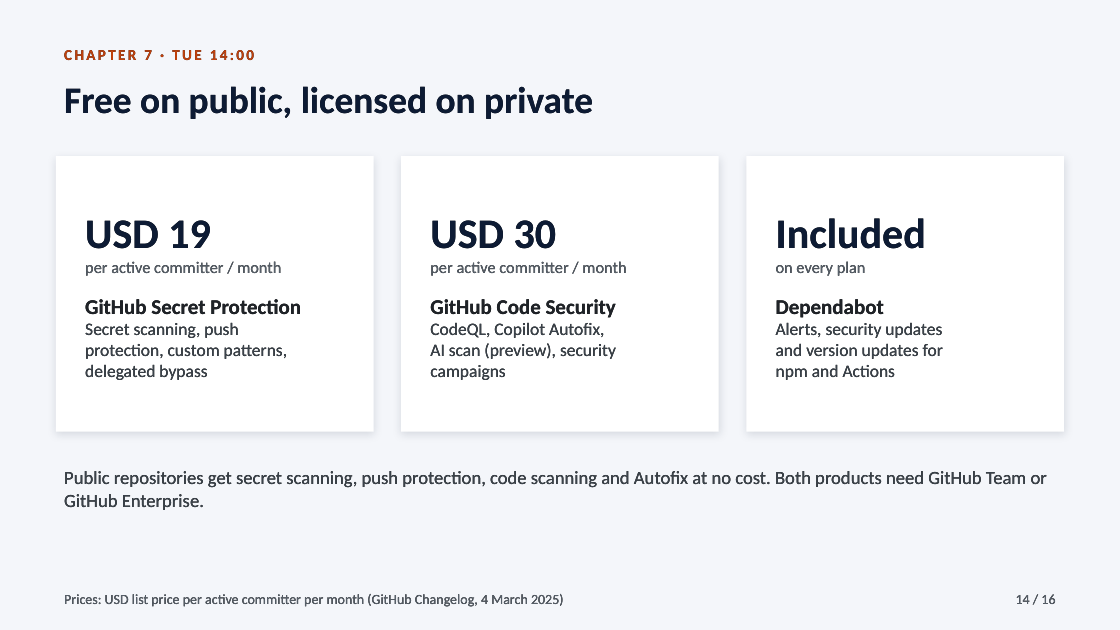
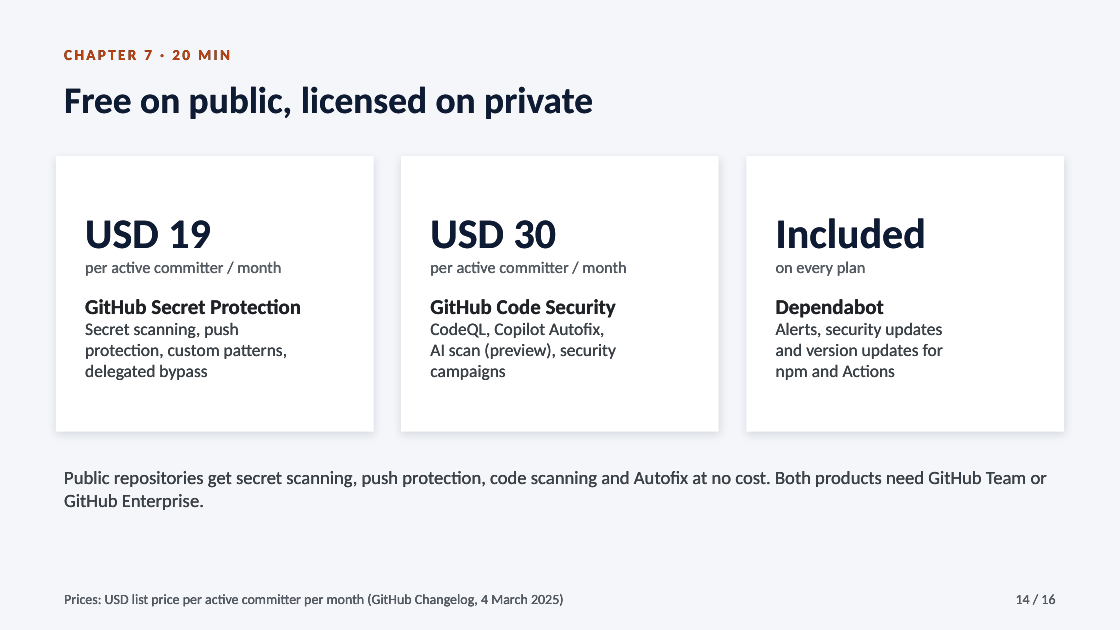
Before and after one commit to ibranibeny/gh-agentic-engineering-workshop, a slide deck: slide 14 of downloads/contoso-agent-native-engineering-workshop.pptx. Drawn at 1120x630 pixels with LibreOffice and Linux fonts; fonts in the diff are those of the drawing. Boxes give left, top, right and bottom in pixels: in the first picture for what was removed or moved away, otherwise in the second. Text is boxed around its words. In the diff, an @@ line names an element or a change of style, - is before the commit and + after.

Commit message:
Tell the story as one workshop, without a day schedule (2/3)
Removes the Monday/Tuesday timeline, clock times and 'two story days' from the guide, slide view and PowerPoint deck. Chapters now show their duration; story scenes are labelled by place or moment.

```diff
--- a/downloads/contoso-agent-native-engineering-workshop.pptx
+++ b/downloads/contoso-agent-native-engineering-workshop.pptx
@@ text at [64,50,230,60]: text changed @@
-CHAPTER 7 · TUE 14:00
+CHAPTER 7 · 20 MIN
```
Also in this commit, not shown: 11 other slides changed.
